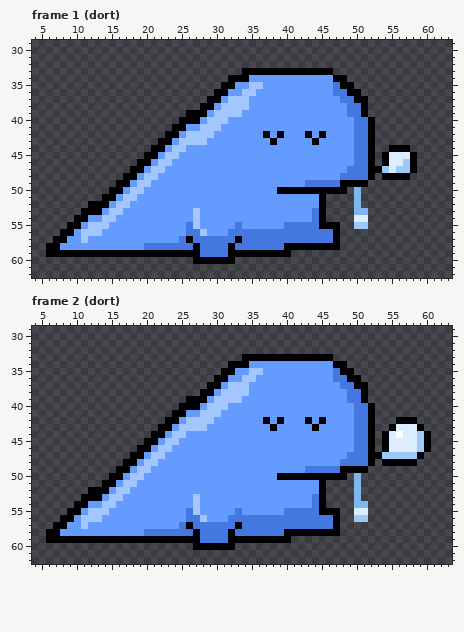
Edited in one commit: pixel-art file (animations/dort/dort.aseprite). Above is the file before it was changed.
64x64 pixels, 8 frames. Shown: frame 1 (dort): x 4..63, y 29..62; frame 2 (dort): x 4..63, y 29..62. The commit also changed other frames, which this record leaves out.
New version:
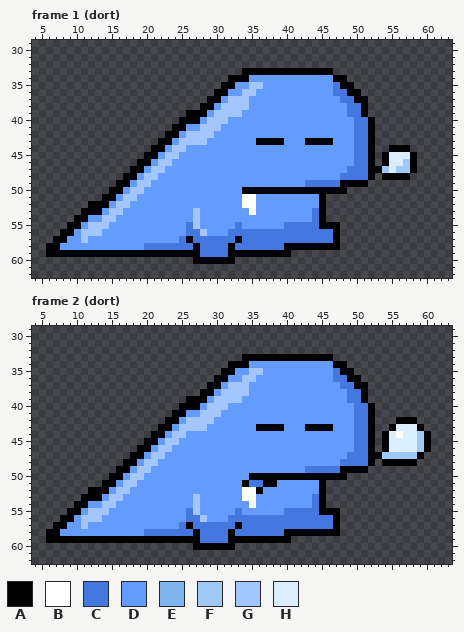
Palette (. is transparent): A #000000  B #ffffff  C #4577e0  D #639bff  E #7fb6f0  F #9fc9f5  G #a4c6ff  H #dbeeff
What changed:
Frame 1 (dort):
Colour A replaces colour D in row 43 at x 36 to 37, 39, 43 and 45 to 46; in row 50 at x 34 to 38.
Colour B replaces colour D in rows 51 to 52 at x 34 to 35; in row 53 at x 35.
Colour D replaces colour A in row 42 at x 37, 39, 43 and 45.
Colour E is gone in rows 50 to 52 at x 50; in row 53 at x 50 to 51.
Colour F is gone in row 55 at x 50 to 51.
Colour H is gone in row 54 at x 50 to 51.
Frame 2 (dort):
Colour A replaces colour D in row 43 at x 36 to 37, 39, 43 and 45 to 46; in row 50 at x 35 to 38; in row 51 at x 34 and 37 to 38; in row 52 at x 36.
Colour B replaces colour D in rows 52 to 53 at x 34 to 35; in row 54 at x 35.
Colour C replaces colour D in row 51 at x 35 to 36.
Colour D replaces colour A in row 42 at x 37, 39, 43 and 45.
Colour E is gone in rows 50 to 53 at x 50; in row 54 at x 50 to 51.
Colour F is gone in row 56 at x 50 to 51.
Colour H is gone in row 55 at x 50 to 51.
